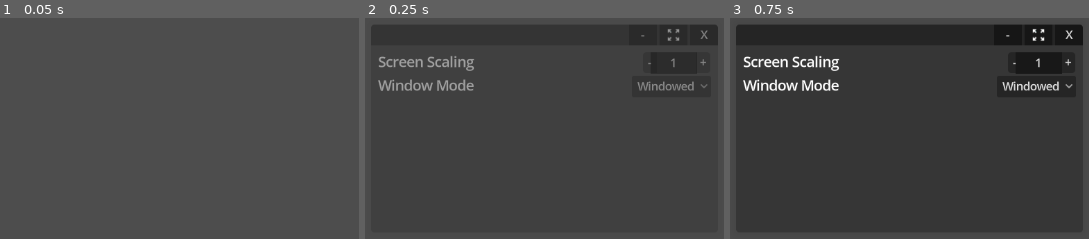
Above: before the commit, frames 1-3 (left to right).
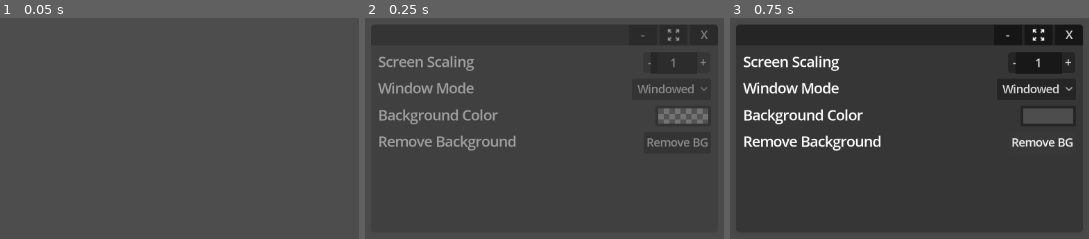
Above: after the commit, the same moments.

Repository: popcar2/GodotOS
Game: Godot game, scene res://Scenes/Window/Settings Window/settings_window.tscn
The game is run twice, just before and just after one commit, with the same random seed, the same clock (stepped at 60 frames per second) and the same inputs. This scene is started directly instead of the project's main scene.
Inputs (mouse positions are in pixels of both pictures, inside the frame that each line leads up to):
- Up to frame 1 (0.05 s): no input
- Up to frame 2 (0.25 s): no input
- Up to frame 3 (0.75 s): click (1042, 141) at 0.5 s, where only the run after the commit has a clickable "Remove BG"

Frame 1 is identical in both runs. In frame 2, 3.7% of the frame differs, in the area x 3-96%, y 27-61%; in frame 3, 3.8%.
Error after the commit: Invalid access to property or key 'texture' on a base object of type 'null instance'. (res://Scenes/Window/Settings)

Commit message:
Add background color picker, remove wallpaper button

Diff:
--- a/Scenes/Main/wallpaper.gd
+++ b/Scenes/Main/wallpaper.gd
@@ -1,4 +1,7 @@
 extends TextureRect
+class_name Wallpaper
+
+signal wallpaper_added()
 
 func _ready():
 	# I use a node to fade because fading modulate doesn't work if there is no texture
@@ -7,6 +10,8 @@
 
 ## Applies wallpaper from an image file
 func apply_wallpaper_from_file(image_file: FakeFolder):
+	wallpaper_added.emit()
+
 	var image: Image = Image.load_from_file("user://files/%s/%s" % [image_file.folder_path, image_file.folder_name])
 	image.generate_mipmaps()
 	var texture_import = ImageTexture.create_from_image(image)
@@ -20,3 +25,14 @@
 	var tween2: Tween = create_tween()
 	tween2.set_trans(Tween.TRANS_CUBIC)
 	tween2.tween_property($Fade, "modulate:a", 0, 0.5)
+
+func remove_wallpaper():
+	var tween: Tween = create_tween()
+	tween.set_trans(Tween.TRANS_CUBIC)
+	await tween.tween_property($Fade, "modulate:a", 1, 0.5).finished
+
+	texture = null
+
+	var tween2: Tween = create_tween()
+	tween2.set_trans(Tween.TRANS_CUBIC)
+	tween2.tween_property($Fade, "modulate:a", 0, 0.5)
--- /dev/null
+++ b/Scenes/Window/Settings Window/background_color_picker.gd
@@ -0,0 +1,10 @@
+extends ColorPickerButton
+
+func _ready():
+	get_picker().presets_visible = false
+	get_picker().deferred_mode = true
+	get_picker().sliders_visible = true
+	color = RenderingServer.get_default_clear_color()
+
+func _on_color_changed(new_color):
+	RenderingServer.set_default_clear_color(new_color)
--- /dev/null
+++ b/Scenes/Window/Settings Window/remove_wallpaper.gd
@@ -0,0 +1,15 @@
+extends Button
+
+@onready var wallpaper: Wallpaper = $"/root/Control/Wallpaper"
+
+func _ready():
+	if wallpaper.texture == null:
+		disabled = true
+	wallpaper.wallpaper_added.connect(_on_wallpaper_added)
+
+func _on_wallpaper_added():
+	disabled = false
+
+func _on_pressed():
+	wallpaper.remove_wallpaper()
+	disabled = true
--- a/Scenes/Window/Settings Window/settings_window.tscn
+++ b/Scenes/Window/Settings Window/settings_window.tscn
@@ -1,8 +1,10 @@
-[gd_scene load_steps=14 format=3 uid="uid://5sdddkl3mfbw"]
+[gd_scene load_steps=16 format=3 uid="uid://5sdddkl3mfbw"]
 
 [ext_resource type="PackedScene" uid="uid://cojrqff5vocjv" path="res://Scenes/Window/Window.tscn" id="1_rx4sm"]
 [ext_resource type="Script" path="res://Scenes/Window/Settings Window/scaling_spinbox.gd" id="2_a71vs"]
 [ext_resource type="Script" path="res://Scenes/Window/Settings Window/window_options.gd" id="3_7t58g"]
+[ext_resource type="Script" path="res://Scenes/Window/Settings Window/background_color_picker.gd" id="4_vnxcp"]
+[ext_resource type="Script" path="res://Scenes/Window/Settings Window/remove_wallpaper.gd" id="5_p360g"]
 
 [sub_resource type="StyleBoxFlat" id="StyleBoxFlat_g2ist"]
 bg_color = Color(0.2, 0.2, 0.2, 0.862745)
@@ -78,6 +80,7 @@
 layout_mode = 2
 size_flags_horizontal = 3
 size_flags_vertical = 3
+theme_override_constants/separation = 8
 
 [node name="Screen Scaling" type="HBoxContainer" parent="ScrollContainer/MarginContainer/VBoxContainer" index="0"]
 layout_mode = 2
@@ -182,9 +185,49 @@
 popup/item_2/id = 2
 script = ExtResource("3_7t58g")
 
+[node name="Background Color" type="HBoxContainer" parent="ScrollContainer/MarginContainer/VBoxContainer" index="2"]
+layout_mode = 2
+size_flags_vertical = 0
+
+[node name="RichTextLabel" type="RichTextLabel" parent="ScrollContainer/MarginContainer/VBoxContainer/Background Color" index="0"]
+custom_minimum_size = Vector2(0, 30)
+layout_mode = 2
+size_flags_horizontal = 3
+mouse_filter = 2
+theme_override_font_sizes/normal_font_size = 20
+text = "Background Color"
+
+[node name="BackgroundColorPicker" type="ColorPickerButton" parent="ScrollContainer/MarginContainer/VBoxContainer/Background Color" index="1"]
+custom_minimum_size = Vector2(80, 0)
+layout_mode = 2
+size_flags_horizontal = 8
+focus_mode = 0
+edit_alpha = false
+script = ExtResource("4_vnxcp")
+
+[node name="Remove Wallpaper" type="HBoxContainer" parent="ScrollContainer/MarginContainer/VBoxContainer" index="3"]
+layout_mode = 2
+size_flags_vertical = 0
+
+[node name="RichTextLabel" type="RichTextLabel" parent="ScrollContainer/MarginContainer/VBoxContainer/Remove Wallpaper" index="0"]
+custom_minimum_size = Vector2(0, 30)
+layout_mode = 2
+size_flags_horizontal = 3
+mouse_filter = 2
+theme_override_font_sizes/normal_font_size = 20
+text = "Remove Background"
+
+[node name="RemoveWallpaper" type="Button" parent="ScrollContainer/MarginContainer/VBoxContainer/Remove Wallpaper" index="1"]
+layout_mode = 2
+focus_mode = 0
+text = "Remove BG"
+script = ExtResource("5_p360g")
+
 [connection signal="pressed" from="ScrollContainer/MarginContainer/VBoxContainer/Screen Scaling/Control/IncrementScaling" to="ScrollContainer/MarginContainer/VBoxContainer/Screen Scaling/Control/ScalingSpinbox" method="_on_increment_scaling_pressed"]
 [connection signal="pressed" from="ScrollContainer/MarginContainer/VBoxContainer/Screen Scaling/Control/DecrementScaling" to="ScrollContainer/MarginContainer/VBoxContainer/Screen Scaling/Control/ScalingSpinbox" method="_on_decrement_scaling_pressed"]
 [connection signal="mouse_entered" from="ScrollContainer/MarginContainer/VBoxContainer/Screen Scaling/Control/ScalingSpinbox" to="ScrollContainer/MarginContainer/VBoxContainer/Screen Scaling/Control/ScalingSpinbox" method="_on_mouse_entered"]
 [connection signal="mouse_exited" from="ScrollContainer/MarginContainer/VBoxContainer/Screen Scaling/Control/ScalingSpinbox" to="ScrollContainer/MarginContainer/VBoxContainer/Screen Scaling/Control/ScalingSpinbox" method="_on_mouse_exited"]
 [connection signal="value_changed" from="ScrollContainer/MarginContainer/VBoxContainer/Screen Scaling/Control/ScalingSpinbox" to="ScrollContainer/MarginContainer/VBoxContainer/Screen Scaling/Control/ScalingSpinbox" method="_on_value_changed"]
 [connection signal="item_selected" from="ScrollContainer/MarginContainer/VBoxContainer/Window Mode/WindowOptions" to="ScrollContainer/MarginContainer/VBoxContainer/Window Mode/WindowOptions" method="_on_item_selected"]
+[connection signal="color_changed" from="ScrollContainer/MarginContainer/VBoxContainer/Background Color/BackgroundColorPicker" to="ScrollContainer/MarginContainer/VBoxContainer/Background Color/BackgroundColorPicker" method="_on_color_changed"]
+[connection signal="pressed" from="ScrollContainer/MarginContainer/VBoxContainer/Remove Wallpaper/RemoveWallpaper" to="ScrollContainer/MarginContainer/VBoxContainer/Remove Wallpaper/RemoveWallpaper" method="_on_pressed"]
--- a/Scenes/Window/Window.tscn
+++ b/Scenes/Window/Window.tscn
@@ -134,8 +134,8 @@
 anchor_bottom = 1.0
 offset_left = -17.0
 offset_top = -17.0
-offset_right = 3.0
-offset_bottom = 3.0
+offset_right = 6.0
+offset_bottom = 6.0
 grow_horizontal = 0
 grow_vertical = 0
 mouse_default_cursor_shape = 12
